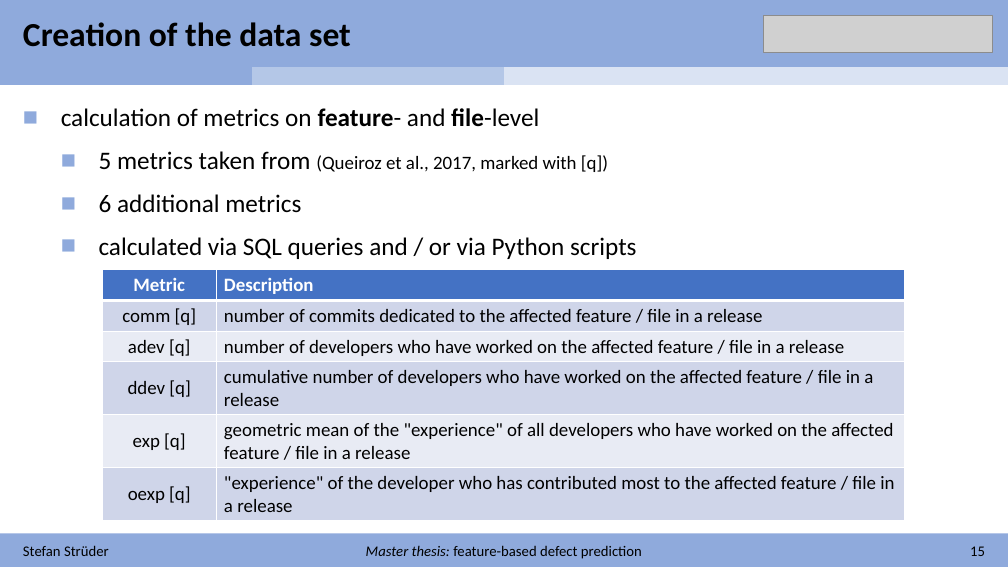
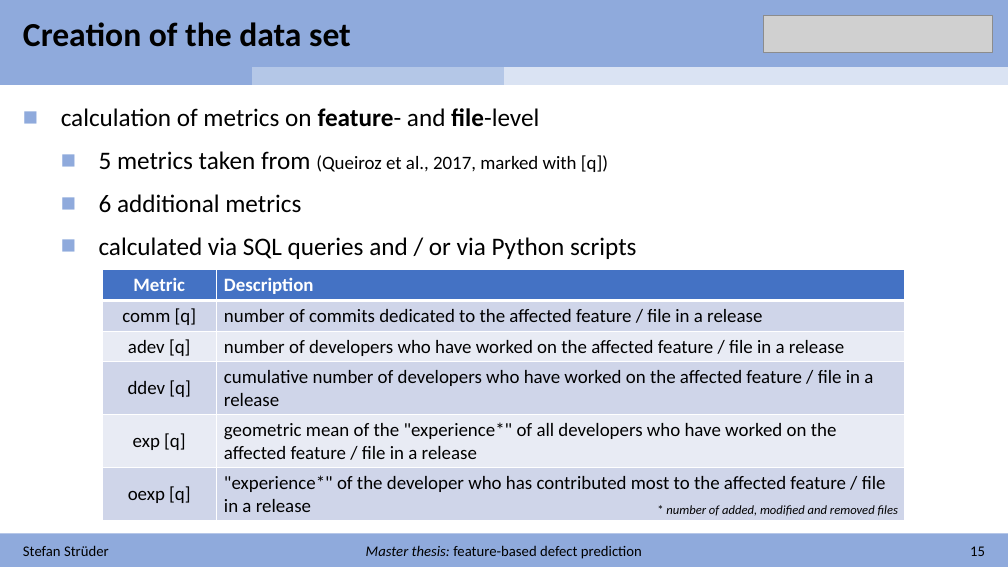
Before and after one commit to stefanstrueder/MA_Strueder, a slide deck: slide 15 of Zwischenbericht/Zwischenbericht.pptx. Drawn at 1008x567 pixels with LibreOffice and Linux fonts; fonts in the diff are those of the drawing; grey boxes stand for pictures. Boxes give left, top, right and bottom in pixels: in the first picture for what was removed or moved away, otherwise in the second. Text is boxed around its words. In the diff, an @@ line names an element or a change of style, - is before the commit and + after.

```diff
--- a/Zwischenbericht/Zwischenbericht.pptx
+++ b/Zwischenbericht/Zwischenbericht.pptx
@@ table at box(102, 270, 906, 521) @@
@@ row 5, column 2: "geometric mean of the "experience" of all developers who have worked on the affected feature / file in a release" to "geometric mean of the "experience*" of all developers who have worked on the affected feature / file in a release" @@
@@ row 6, column 2: ""experience" of the developer who has contributed most to the affected feature / file in a release" to ""experience*" of the developer who has contributed most to the affected feature / file in a release" @@
@@ text added at box(666, 505, 898, 516), 12 pt, text #000000, italic @@
+* number of added, modified and removed files
```
Also in this commit, not shown: 14 other slides changed, 1 other file.
